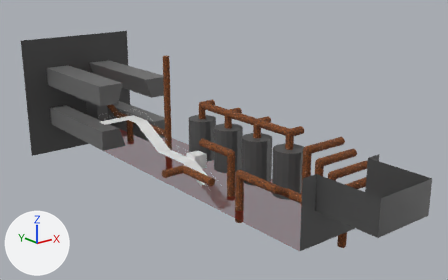
Before and after pictures for a commit that changed the Blender file Assets/Arting/Model/Level2.blend.
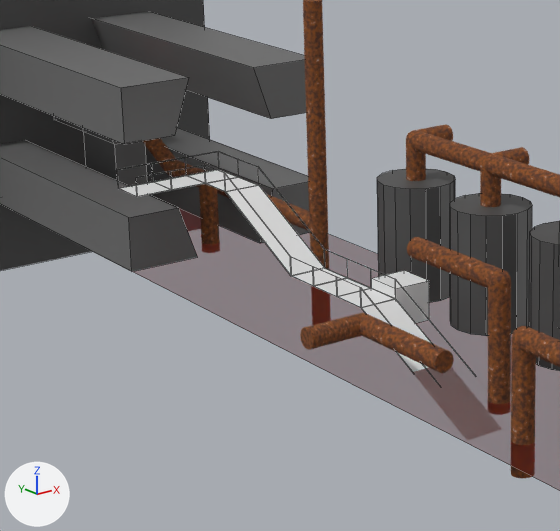
Each version appears first whole from a 50 mm camera at (-48.0, -36.0, 25.9) aimed at (4.0, 28.9, 0.0), and next in a close-up on the part from 13% to 56% of the width and 20% to 86% of the height. Every picture has the same lights, and +X, +Y and +Z are marked at lower left. The close-ups show mesh edges as thin lines.

The first close-up shows 'Boiler2', 'Boiler3', 'Boiler4', 'Cube', 'Cube.001', 'Cube.002', 'Cube.003', 'Cylinder.020', 'Cylinder.025', 'EndWall', 'KillPlaneVisual', 'Railing', 'Walkway'.
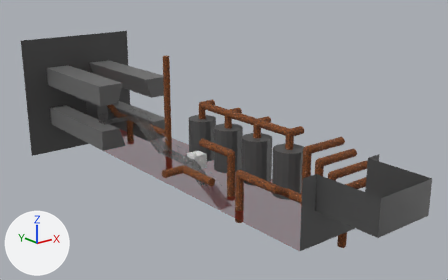
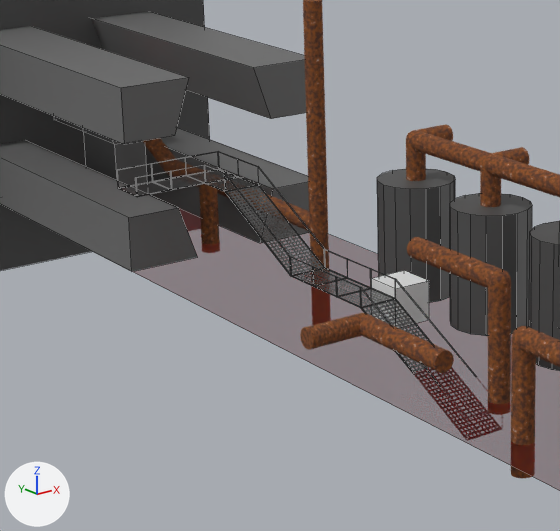
Location of each change, (x1, y1, x2, y2) in pixels of the close-ups (560 x 531 px):
'Walkway', recoloured (white to grey): (119, 170, 431, 372) in both
'Railing', recoloured, modifiers changed: before (117, 151, 474, 382); after (117, 151, 475, 385)

The change, as a list of edits to the scene's bpy script:
```text
Add mat_railing:
    mat_railing = principled_material('Railing')
    mat_railing.base_color = (0.132, 0.132, 0.132)  # dark grey #666666
    mat_railing.metallic = 0.75
    mat_railing.roughness = 0.25
Add mat_walkway:
    mat_walkway = bpy.data.materials.new('Walkway')
    # nodes: BsdfPrincipled, Mapping, Math, OutputMaterial, SeparateXYZ, TexCoord, VectorMath
    # colours: dark grey #666666
Change me_plane_002:
    where me_plane_002.from_pydata(...)  # 20 vertices, 9 faces; spans x -5.0..1.0, y -5.0..19.0, z -4.0..3.0
    add me_plane_002.materials.append(mat_walkway)
Change me_plane_004:
    where me_plane_004.from_pydata(...)  # 40 vertices, 28 faces; spans x -5.0..1.0, y -5.0..19.0, z -4.0..4.0
    add me_plane_004.materials.append(mat_railing)  # dark grey #666666
Change ob_railing:
    where _m = ob_railing.modifiers.new('Wireframe', 'WIREFRAME')
    _m.thickness: 0.025 -> 0.05
```
